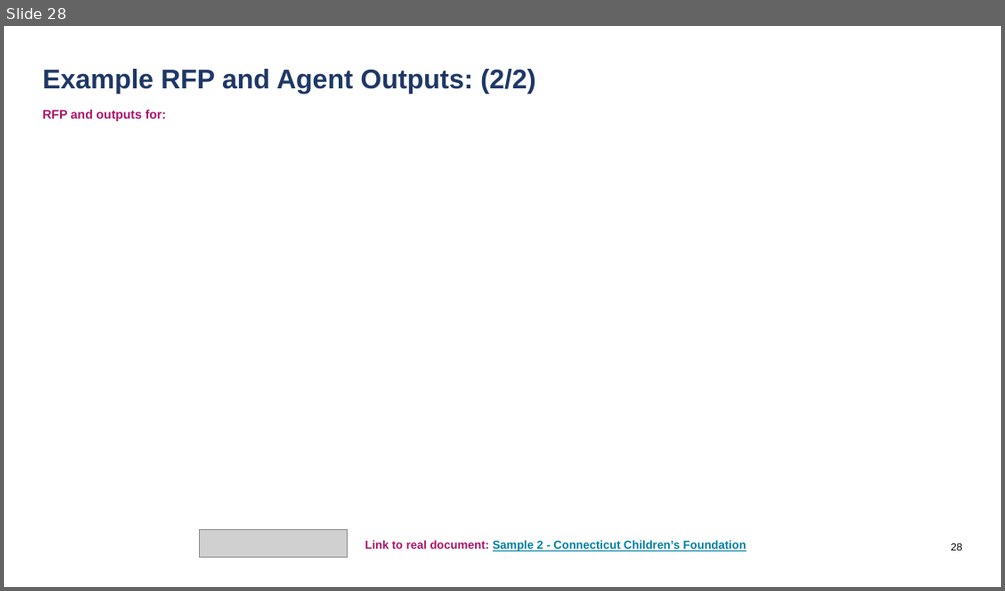
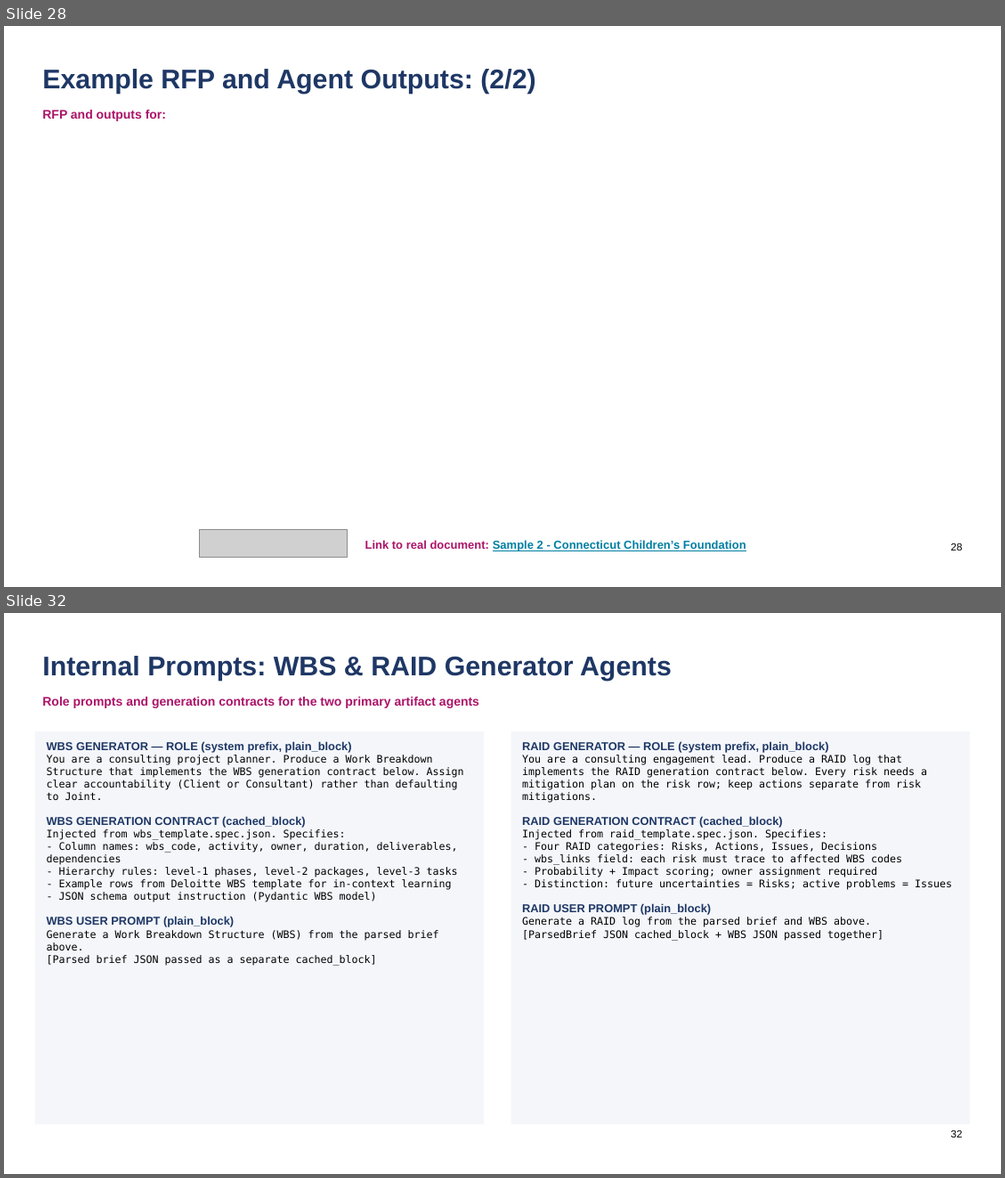
Before and after one commit to sohenpatel22/Consulting-Workplan-Agent, a slide deck: APS1049 Team 2 Final Presentation.pptx. Shown one above the other, each under a label of ours: slide 28 before the commit, slides 28 and 32 after it; the slides between them are not shown. The pictures are 1005x591 and 1005x1178 pixels, drawn with LibreOffice and Linux fonts; fonts in the diff are those of the drawing; grey boxes stand for pictures; background and template pictures are left out. Boxes give left, top, right and bottom in pixels: in the first picture for what was removed or moved away, otherwise in the second. Text is boxed around its words. In the diff, an @@ line names an element or a change of style, - is before the commit and + after.

Commit message:
feat: mitigation plan update

```diff
--- a/APS1049 Team 2 Final Presentation.pptx
+++ b/APS1049 Team 2 Final Presentation.pptx
@@ slide 32 added at bbox=[4, 613, 1001, 1174], background #FFFFFF @@
@@ title added at bbox=[42, 656, 672, 681], 26 pt, text #1E3765, bold @@
+Internal Prompts: WBS & RAID Generator Agents
@@ text added at bbox=[42, 697, 479, 708], 12 pt, text #AB1368, bold @@
+Role prompts and generation contracts for the two primary artifact agents
@@ rectangle added at bbox=[35, 732, 484, 1125], fill #F4F6FA, 10 pt, text #000000 @@
+WBS GENERATOR — ROLE (system prefix, plain_block)
+You are a consulting project planner. Produce a Work Breakdown Structure that implements the WBS generation contract below. Assign clear accountability (Client or Consultant) rather than defaulting to Joint.
+WBS GENERATION CONTRACT (cached_block)
+Injected from wbs_template.spec.json. Specifies:
+- Column names: wbs_code, activity, owner, duration, deliverables, dependencies
+- Hierarchy rules: level-1 phases, level-2 packages, level-3 tasks
+- Example rows from Deloitte WBS template for in-context learning
+- JSON schema output instruction (Pydantic WBS model)
+WBS USER PROMPT (plain_block)
+Generate a Work Breakdown Structure (WBS) from the parsed brief above.
+[Parsed brief JSON passed as a separate cached_block]
@@ rectangle added at bbox=[511, 732, 971, 1125], fill #F4F6FA, 10 pt, text #000000 @@
+RAID GENERATOR — ROLE (system prefix, plain_block)
+You are a consulting engagement lead. Produce a RAID log that implements the RAID generation contract below. Every risk needs a mitigation plan on the risk row; keep actions separate from risk mitigations.
+RAID GENERATION CONTRACT (cached_block)
+Injected from raid_template.spec.json. Specifies:
+- Four RAID categories: Risks, Actions, Issues, Decisions
+- wbs_links field: each risk must trace to affected WBS codes
+- Probability + Impact scoring; owner assignment required
+- Distinction: future uncertainties = Risks; active problems = Issues
+RAID USER PROMPT (plain_block)
+Generate a RAID log from the parsed brief and WBS above.
+[ParsedBrief JSON cached_block + WBS JSON passed together]
@@ page number added at bbox=[951, 1130, 963, 1137], 10 pt, text #000000 @@
+32
```
Also in this commit, not shown: 4 other slides added, 9 other files.
